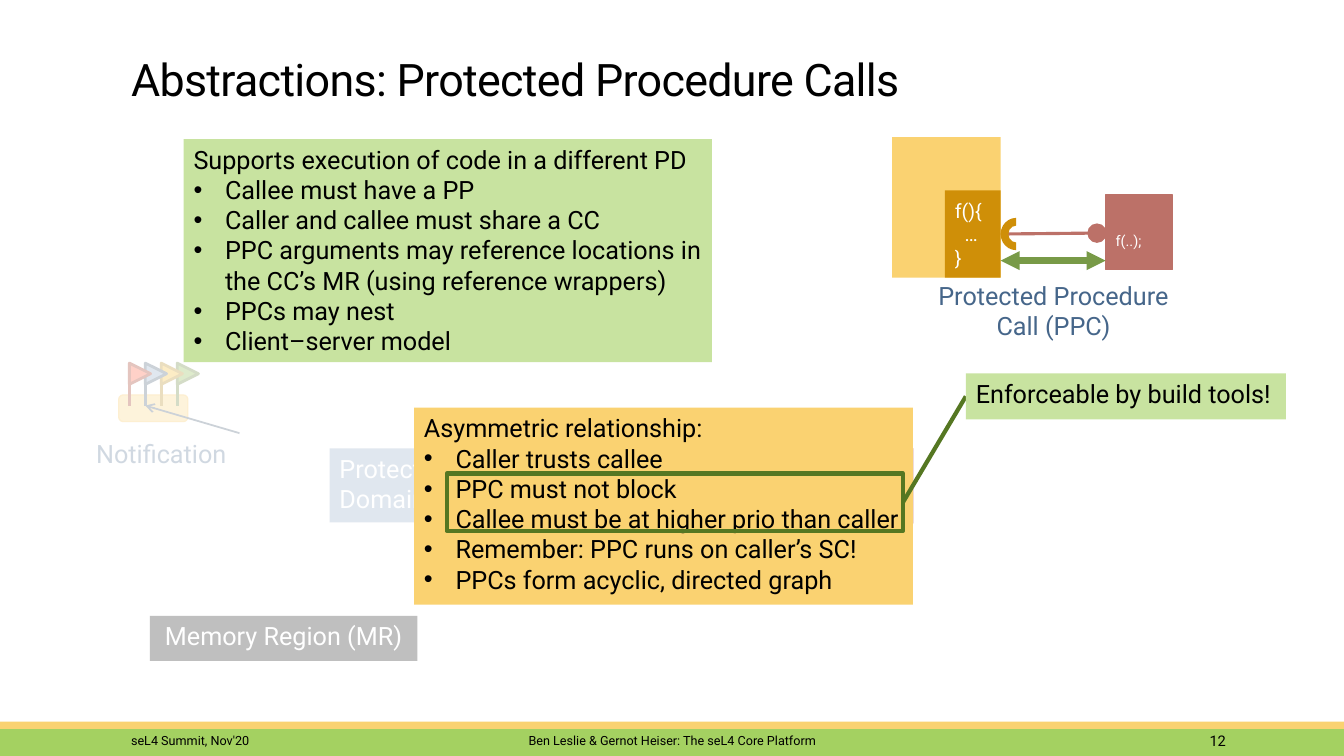
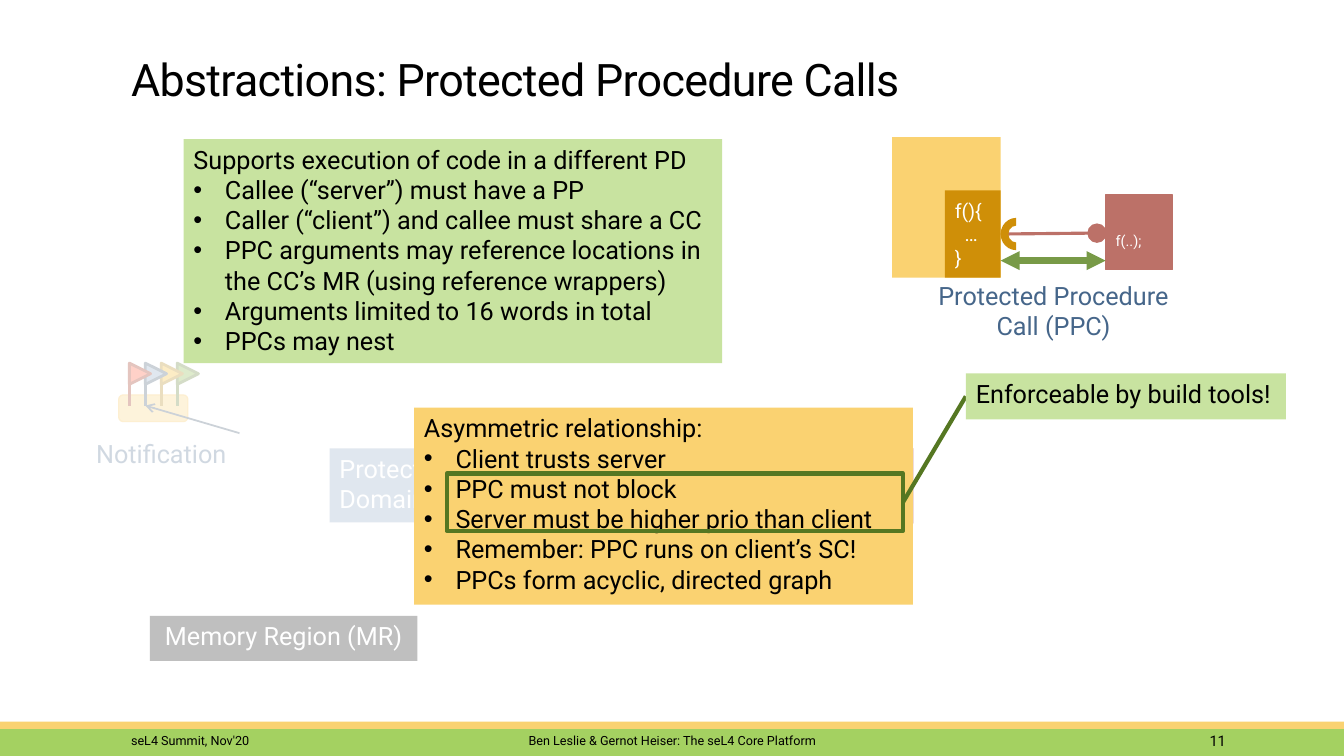
Before and after one commit to BreakawayConsulting/platform-sel4-docs, a slide deck: slide 11 of 2011-summit-platform.pptx (slide 12 before the commit). Drawn at 1344x756 pixels with LibreOffice and Linux fonts; fonts in the diff are those of the drawing; background and template pictures are left out. Boxes give left, top, right and bottom in pixels: in the first picture for what was removed or moved away, otherwise in the second. Text is boxed around its words. In the diff, an @@ line names an element or a change of style, - is before the commit and + after.

Commit message:
Updated talk as per RFC

```diff
--- a/2011-summit-platform.pptx
+++ b/2011-summit-platform.pptx
@@ rectangle "Supports execution of code in ...": place and size @@
-rectangle "Supports execution of code in ..." at <box>184,139,712,362</box>
+rectangle "Supports execution of code in ..." at <box>184,139,722,363</box>
@@ text in rectangle at <box>225,179,702,235</box>: text changed @@
-• Callee must have a PP
-• Caller and callee must share a CC
+• Callee (“server”) must have a PP
+• Caller (“client”) and callee must share a CC
@@ text in rectangle at <box>225,301,651,326</box>: paragraph added @@
+• Arguments limited to 16 words in total
@@ text in rectangle at <box>225,331,451,351</box>: paragraph removed @@
-• Client–server model
@@ text in rectangle at <box>456,449,666,474</box>: text changed @@
-• Caller trusts callee
+• Client trusts server
@@ text in rectangle at <box>456,509,872,559</box>: text changed @@
-• Callee must be at higher prio than caller
-• Remember: PPC runs on caller’s SC!
+• Server must be higher prio than client
+• Remember: PPC runs on client’s SC!
@@ page number at <box>1210,735,1226,746</box>: text changed @@
-12
+11
```
Also in this commit, not shown: 6 other slides changed, 1 slide removed.
